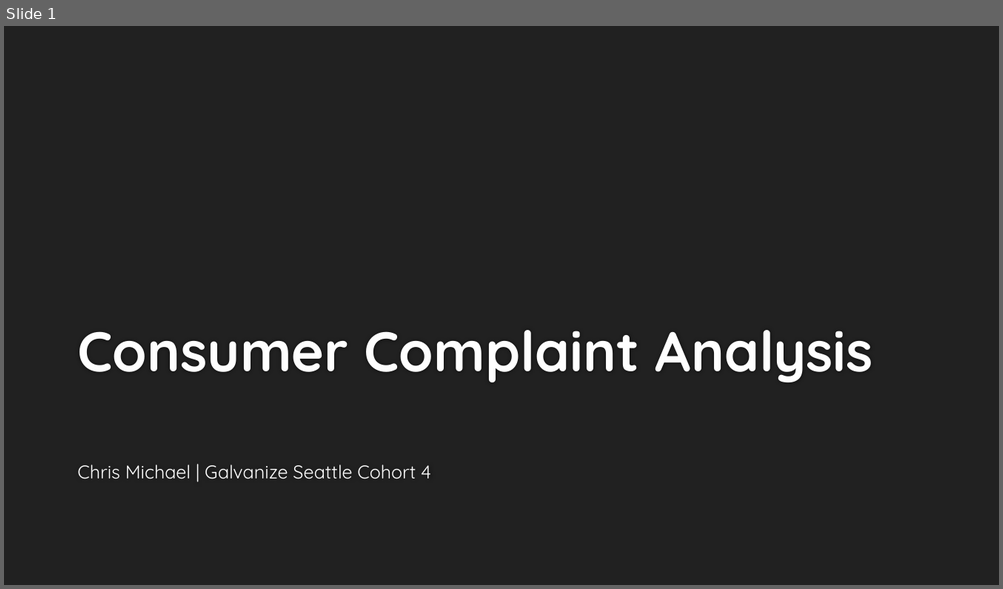
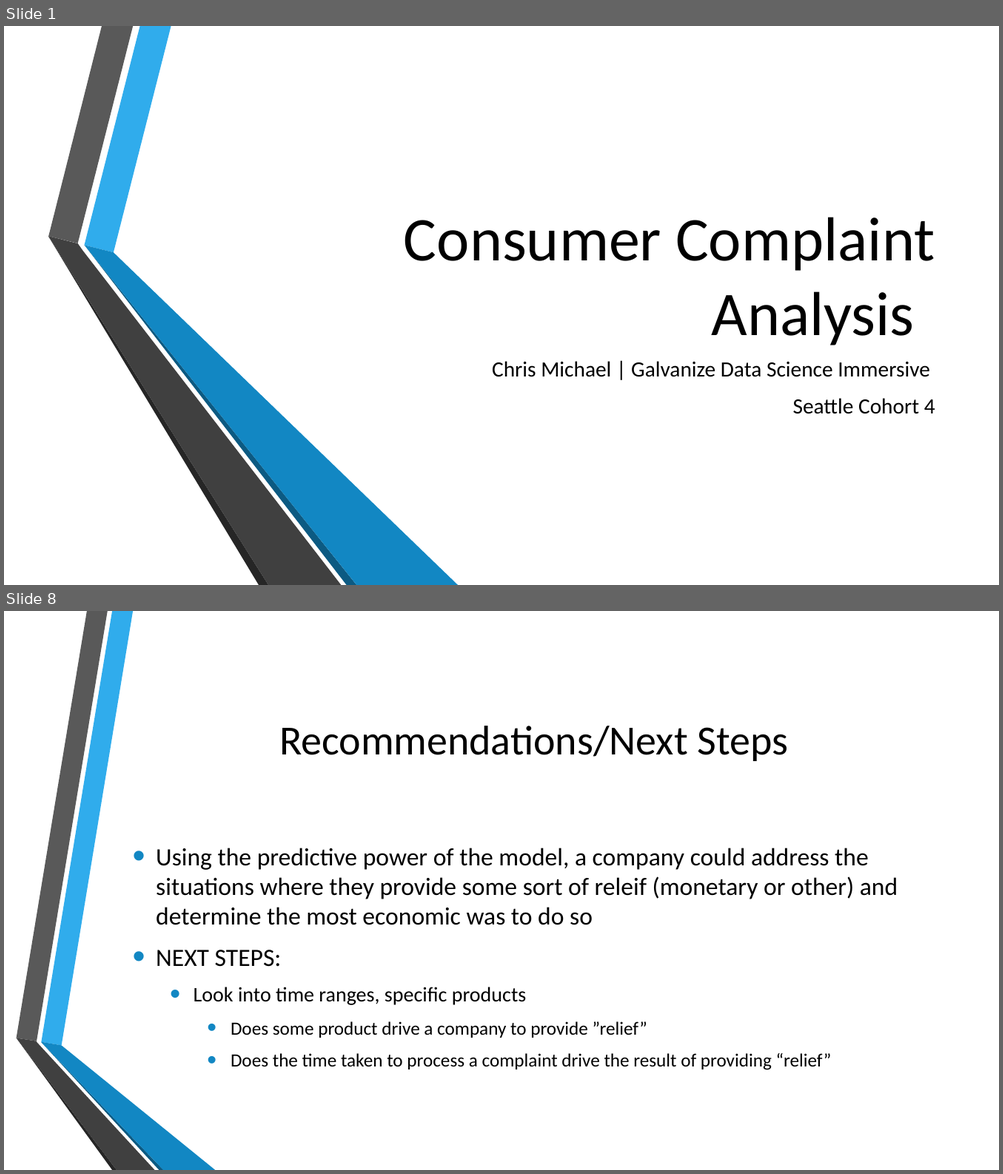
Before and after one commit to ChrisMichael11/Consumer_Complaint_Project, a slide deck: ppt/Consumer_Complaints.pptx. Shown one above the other, each under a label of ours: slide 1 before the commit, slides 1 and 8 after it; the slides between them are not shown. The pictures are 1003x589 and 1003x1174 pixels, drawn with LibreOffice and Linux fonts; fonts in the diff are those of the drawing; background and template pictures are left out. Boxes give left, top, right and bottom in pixels: in the first picture for what was removed or moved away, otherwise in the second. Text is boxed around its words. In the diff, an @@ line names an element or a change of style, - is before the commit and + after.

```diff
--- a/ppt/Consumer_Complaints.pptx
+++ b/ppt/Consumer_Complaints.pptx
@@ slide 8 added at (4, 611, 999, 1170), background picture (left out) @@
@@ title added at (279, 726, 788, 761), 40 pt, text #000000 @@
+Recommendations/Next Steps
@@ text added at (156, 848, 897, 1071), 24 pt, text #000000 @@
+• Using the predictive power of the model, a company could address the situations where they provide some sort of releif (monetary or other) and determine the most economic was to do so
+• NEXT STEPS:
+  • Look into time ranges, specific products
+    • Does some product drive a company to provide ”relief”
+    • Does the time taken to process a complaint drive the result of providing “relief”
@@ group added at (16, 611, 215, 1170): 6 freeform shapes @@
@@ slide 1 changed as well @@
@@ background #212121 to picture (left out) @@
@@ title "Consumer Complaint Analysis": place and size @@
-title "Consumer Complaint Analysis" at (77, 330, 873, 383)
+title "Consumer Complaint Analysis" at (404, 217, 934, 346)
@@ title "Consumer Complaint Analysis" at (404, 217, 934, 346): size 54 to 60 pt, font Quicksand to Calibri, text colour #FEFEFE to #000000, bold off; alignment left to right @@
@@ group added at (48, 26, 458, 585): 6 freeform shapes @@
@@ subtitle at (492, 361, 935, 414): text changed; size 18 to 21 pt; font Quicksand to Calibri; text colour #FFFFFF to #000000 @@
-Chris Michael | Galvanize Seattle Cohort 4
+Chris Michael | Galvanize Data Science Immersive
+Seattle Cohort 4
```
Also in this commit, not shown: 3 other slides changed, 5 other slides added, 4 slides removed, 13 other files.
